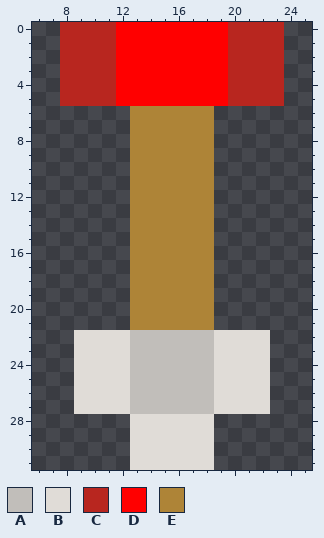
File history of a pixel-art sprite, assets/textures/Projectiles/arrow4.png. The first picture shows the starting point.
The file is 32x32 pixels. Pixels under 10% opacity are left out. Shown: x 6..25, y 0..31.
Palette (. is transparent): A #c1beba  B #e0dcd7  C #b8261f  D #ff0000  E #ae8437
Pixels before, first column x 8:
 0 CCCCDDDDDDDDCCCC
 1 CCCCDDDDDDDDCCCC
 2 CCCCDDDDDDDDCCCC
 3 CCCCDDDDDDDDCCCC
 4 CCCCDDDDDDDDCCCC
 5 CCCCDDDDDDDDCCCC
 6 .....EEEEEE.....
 7 .....EEEEEE.....
 8 .....EEEEEE.....
 9 .....EEEEEE.....
10 .....EEEEEE.....
11 .....EEEEEE.....
12 .....EEEEEE.....
13 .....EEEEEE.....
14 .....EEEEEE.....
15 .....EEEEEE.....
16 .....EEEEEE.....
17 .....EEEEEE.....
18 .....EEEEEE.....
19 .....EEEEEE.....
20 .....EEEEEE.....
21 .....EEEEEE.....
22 .BBBBAAAAAABBBB.
23 .BBBBAAAAAABBBB.
24 .BBBBAAAAAABBBB.
25 .BBBBAAAAAABBBB.
26 .BBBBAAAAAABBBB.
27 .BBBBAAAAAABBBB.
28 .....BBBBBB.....
29 .....BBBBBB.....
30 .....BBBBBB.....
31 .....BBBBBB.....
The result:
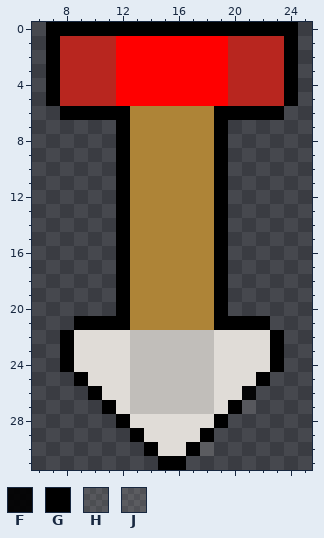
Colours new in this view: F #000000e9  G #000000  H #e0dcd71c  J #e0dcd722
Diff:
Changed rows in their new state; - is an unchanged pixel.
first column x 7:
 0 GGGGGGGGGGGGGGGGGG
 1 G----------------G
 2 G----------------G
 3 G----------------G
 4 G----------------G
 5 G----------------G
 6 -GGGGG------GGGGG-
 7 -----G------G-----
 8 -----G------G-----
 9 -----G------G-----
10 -----G------G-----
11 -----G------G-----
12 -----G------G-----
13 -----G------G-----
14 -----G------G-----
15 -----G------G-----
16 -----G------G-----
17 -----G------G-----
18 -----G------G-----
19 -----G------G-----
20 -----G------G-----
21 --GGGG------GGGG--
22 -G--------------G-
23 -G--------------G-
24 -G--------------G-
25 --G------------G--
26 --.G----------F.--
27 --..G--------GH.--
28 -----G------G-----
29 ------G----G------
30 ------.G--GJ------
31 ------..GG..------
Pixel boxes of the changes (left, top, right, bottom) in both pictures:
changed: (46, 22, 298, 470)
